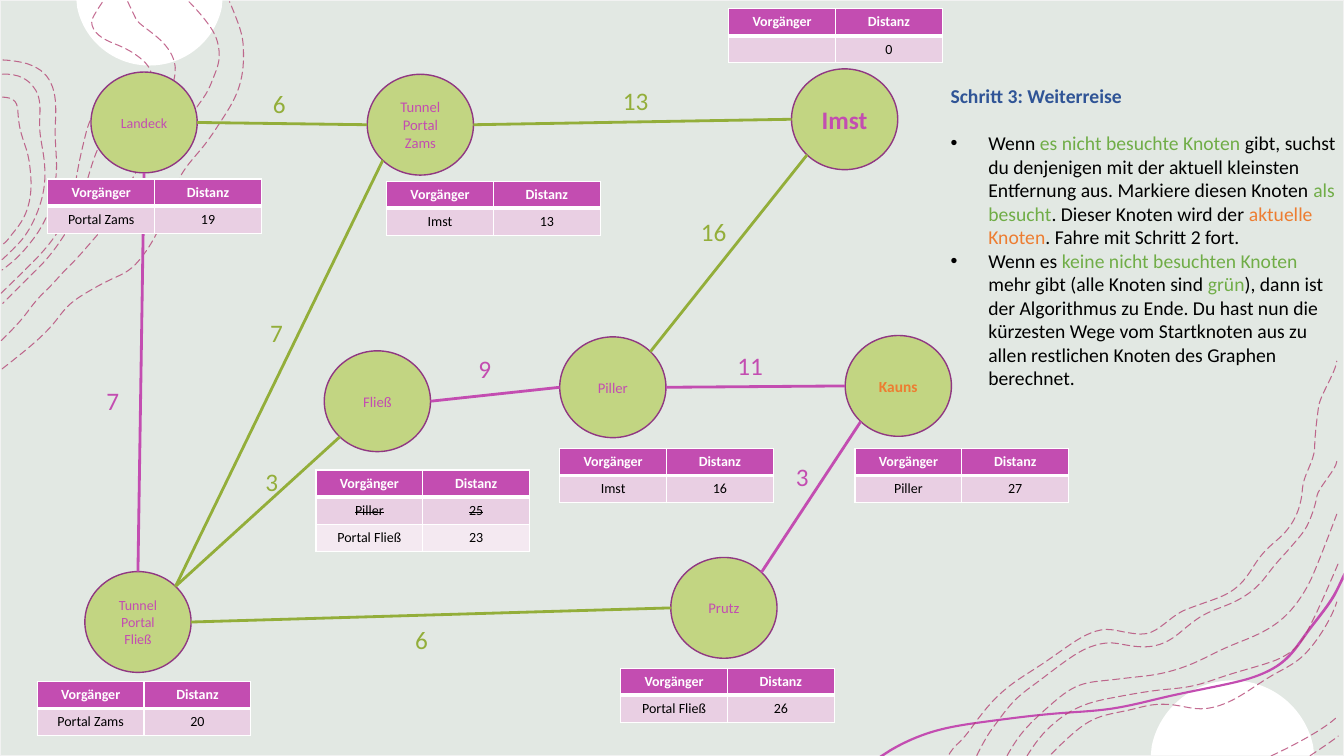
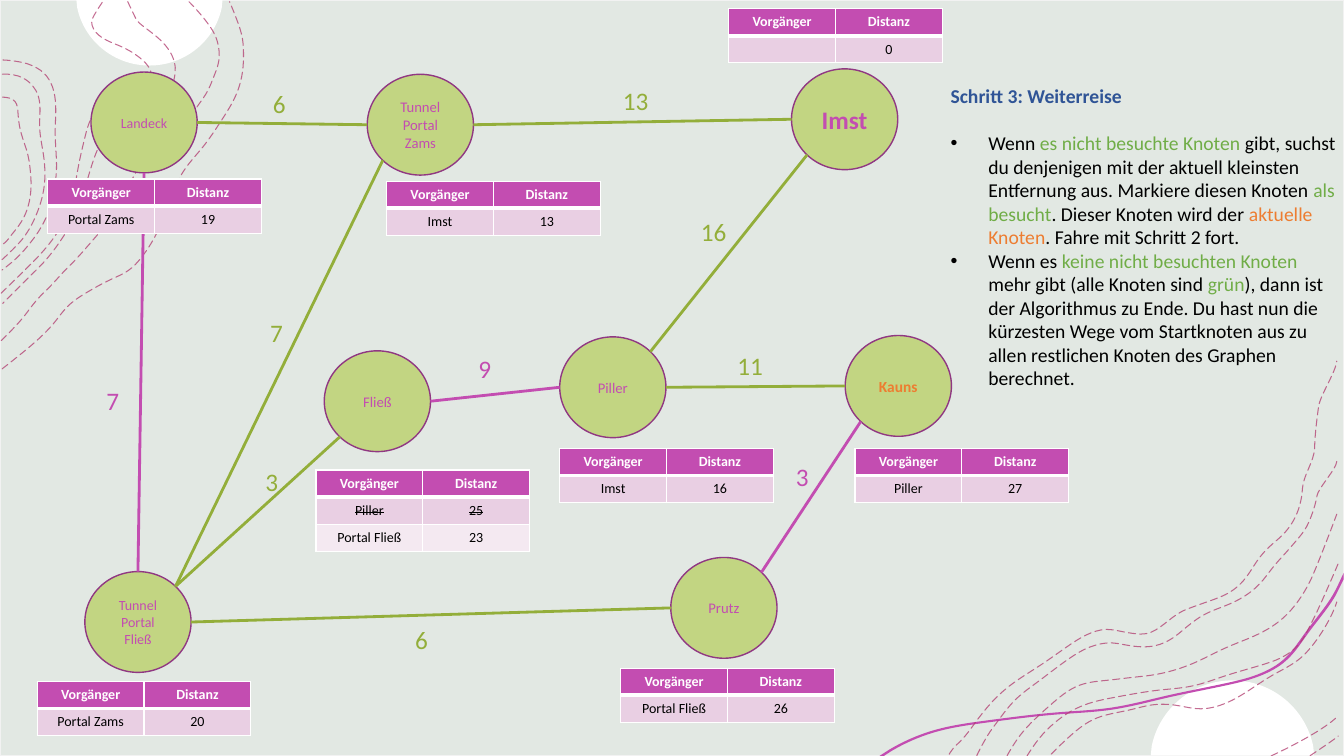
Before and after one commit to clander/voprogrammieren, a slide deck: slide 17 of VO-Teil-1/Handlungsanleitungen/dijkstra/Dijkstra.pptx. Drawn at 1344x756 pixels with LibreOffice and Linux fonts; fonts in the diff are those of the drawing. Boxes give left, top, right and bottom in pixels: in the first picture for what was removed or moved away, otherwise in the second. Text is boxed around its words. In the diff, an @@ line names an element or a change of style, - is before the commit and + after.

```diff
--- a/VO-Teil-1/Handlungsanleitungen/dijkstra/Dijkstra.pptx
+++ b/VO-Teil-1/Handlungsanleitungen/dijkstra/Dijkstra.pptx
@@ text "11" at box(737, 359, 763, 375): text colour #C34DB1 to #93AE3A @@
@@ line (666, 387) - (845, 386): stroke #C34DB1 2 pt to #93AE3A 2 pt @@
```
Also in this commit, not shown: 18 other files.
